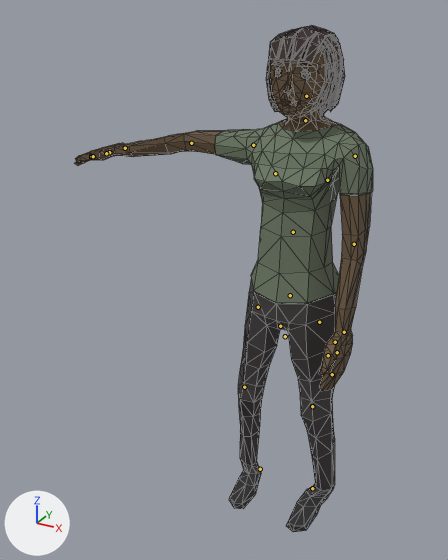
The glTF model apps/web/public/room/person-f.glb, before and after one commit.
Before and after are seen from a camera (50 mm lens) standing at (0.749, -1.881, 1.81) and looking at (-0.274, -0.021, 0.88). Every picture has the same lights, and +X, +Y and +Z are marked at lower left. The picture after the commit comes second. Both versions are drawn at frame 0 of the action 'Idle_Talking_Loop'; the numbers are the values there. The bones that change, and the others that lie on the model, are drawn over the model as lines. Mesh edges are drawn as thin lines.

Objects in the first picture: 'Female'.
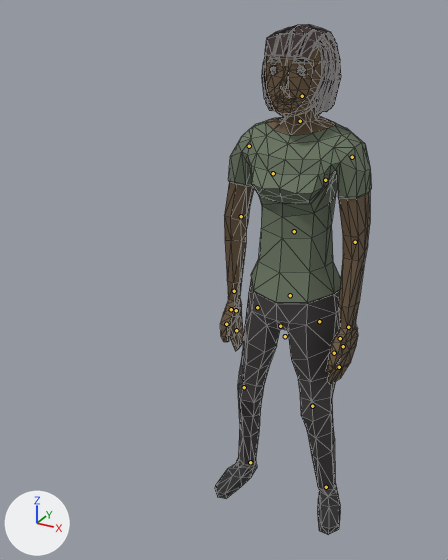
The change in detail:
Bone 'Foot.L' (bone_foot_l) moves from (0.0, 0.0, 0.0) to (-0.00118, -0.00092, -3e-05).
Bone 'Foot.L' (bone_foot_l) turns from (0, 0, 0) to (0, -1, 20) degrees about its own x, y and z.
Bone 'Abdomen' (bone_abdomen) turns from (0, 0, 0) to (-2, 0, 0) degrees about its own x, y and z.
Bone 'Torso' (bone_torso) turns from (0, 0, 0) to (10, 0, 0) degrees about its own x, y and z.
Bone 'Neck' (bone_neck) turns from (0, 0, 0) to (-15, 0, 0) degrees about its own x, y and z.
Bone 'Head' (bone_head) turns from (0, 0, 0) to (3, 0, 0) degrees about its own x, y and z.
Bone 'UpperArm.R' (bone_upperarm_r) turns from (0, 0, 0) to (-77, -2, 9) degrees about its own x, y and z.
Bone 'Foot.R' (bone_foot_r) moves from (0.0, 0.0, 0.0) to (0.00136, -0.00047, -2e-05).
Bone 'Foot.R' (bone_foot_r) turns from (0, 0, 0) to (0, 0, -9) degrees about its own x, y and z.

Changed parts and their boxes [x1, y1, x2, y2] in the pictures (448 x 560 px):
'Female', posed (47% narrower)
    before: [75, 25, 373, 532]
    after: [215, 24, 372, 535]
bone 'Foot.L', root to tip
    before: (312, 488) to (312, 489)
    after: (326, 487) to (326, 488)
bone 'Torso', root to tip
    before: (293, 232) to (293, 231)
    after: (294, 231) to (294, 231)
bone 'Neck', root to tip
    before: (305, 120) to (305, 119)
    after: (300, 121) to (300, 120)
bone 'Head', root to tip
    before: (306, 96) to (306, 95)
    after: (302, 96) to (302, 95)
bone 'UpperArm.R', root to tip
    before: (253, 145) to (252, 145)
    after: (249, 146) to (249, 146)
bone 'Foot.R', root to tip
    before: (260, 469) to (259, 470)
    after: (250, 462) to (249, 463)
